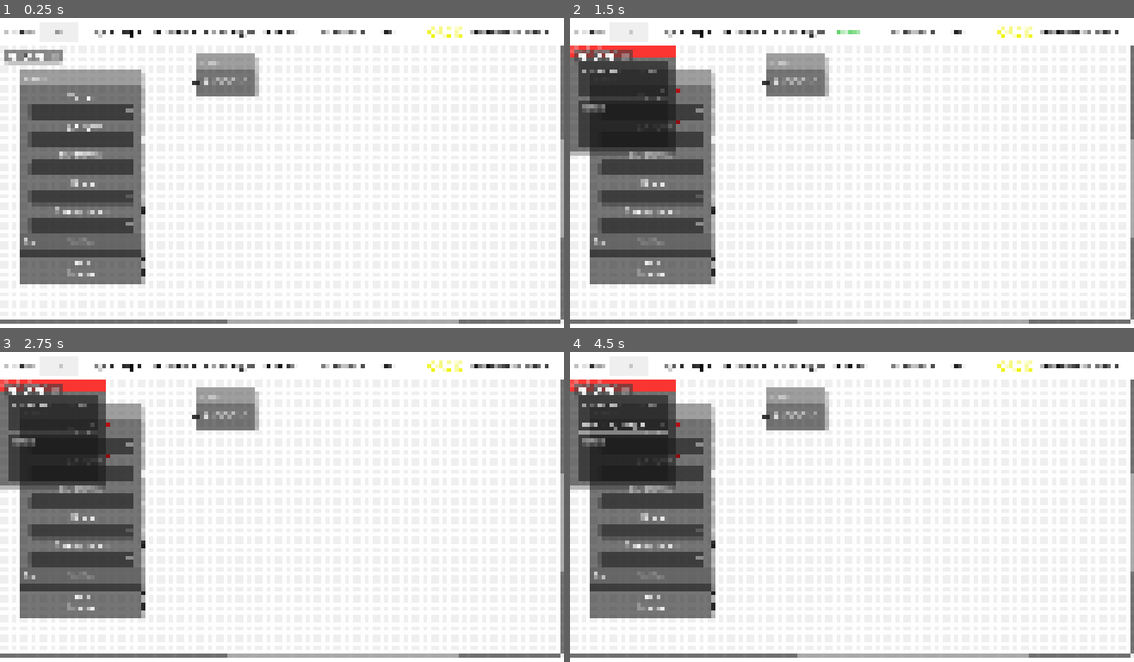
Above: before the commit, frames 1-4 (two rows, left to right).
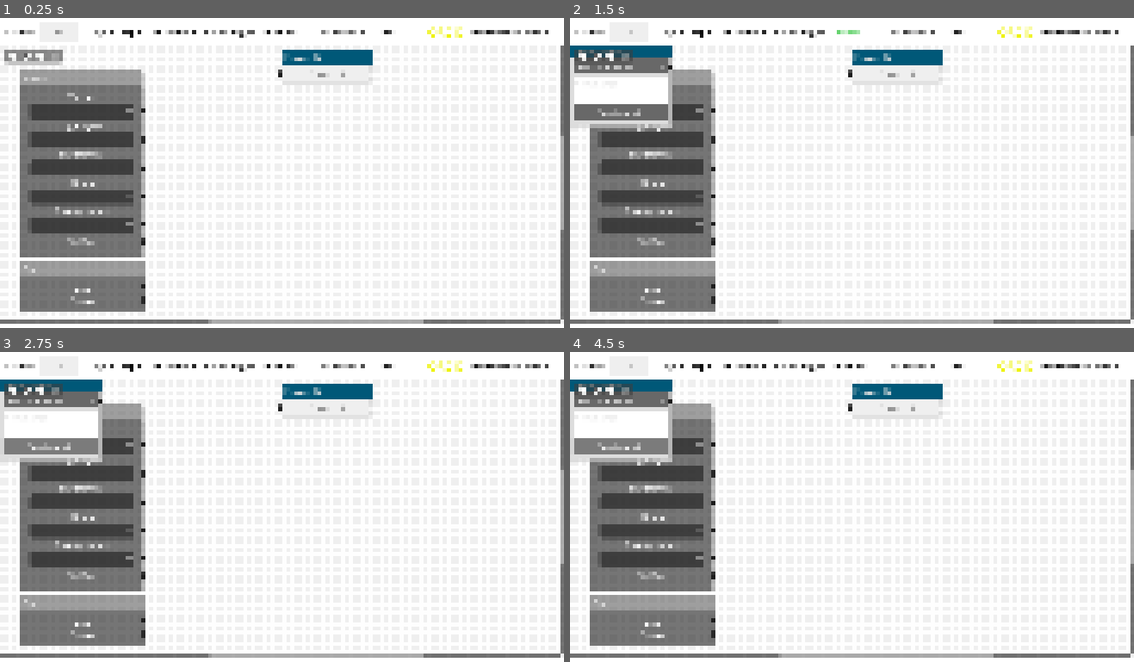
Above: after the commit, the same moments.

Repository: sciple/metadata-app
Game: Godot game, scene res://main.tscn
Two runs of this game, one before a commit and one after it. Both use one fixed random seed, a clock stepped at 60 frames per second and the inputs below.
Inputs (mouse positions are in pixels of both pictures, inside the frame that each line leads up to; where the layout moved, square brackets give the same spot in the first picture):
- Up to frame 1 (0.25 s): no input
- Up to frame 2 (1.5 s): click (626, 30) at 0.52 s; type "12" at 0.6 s; click "Health +" at 1.25 s
- Up to frame 3 (2.75 s): click (78, 445) at 2 s
- Up to frame 4 (4.5 s): click (648, 472) at 2.75 s; click (620, 401) [620, 423] at 3.5 s; click (620, 448) at 4.25 s, where only the run after the commit has a clickable "Send e-mail"

The runs differ from the first frame. In frame 1, 6.9% of the frame differs, in the area x 3-100%, y 10-99%; in frame 2, 13%; in frame 3, 13%, in the area x 0-100%, y 8-99%; in frame 4, 13%.

Commit message:
new node (health plus)

Diff:
--- a/global.gd
+++ b/global.gd
@@ -16,7 +16,8 @@
 var cage_node = load("res://cage_plus/cage_plus.tscn")
 var experiment_node = load("res://experiment/experiment.tscn")
 var parent_node = load("res://cage/parent_cage.tscn")
-var health_node = load("res://health/health.tscn")
+#var health_node = load("res://health/health.tscn")
+var health_node = load("res://health_plus/health_plus.tscn")
 var comment_node = load("res://comment/comment.tscn")
 var treatment_node = load("res://treatment/treatment.tscn")
 var operator_node = load("res://operator/operator.tscn")
--- /dev/null
+++ b/health_plus/health_plus.tscn
@@ -0,0 +1,55 @@
+[gd_scene load_steps=2 format=3 uid="uid://ql7xn8mjuf5i"]
+
+[ext_resource type="PackedScene" uid="uid://bnr0tg0ideh1y" path="res://node_element/node_element.tscn" id="1_xbn3q"]
+
+[node name="health_plus" instance=ExtResource("1_xbn3q")]
+offset_right = 205.0
+offset_bottom = 165.0
+title = "Health issue"
+slot/0/left_enabled = false
+slot/0/left_type = 0
+slot/0/left_color = Color(1, 1, 1, 1)
+slot/0/left_icon = null
+slot/0/right_enabled = true
+slot/0/right_type = 0
+slot/0/right_color = Color(0.133333, 0.133333, 0.133333, 1)
+slot/0/right_icon = null
+slot/0/draw_stylebox = true
+slot/1/left_enabled = false
+slot/1/left_type = 0
+slot/1/left_color = Color(1, 1, 1, 1)
+slot/1/left_icon = null
+slot/1/right_enabled = false
+slot/1/right_type = 0
+slot/1/right_color = Color(1, 1, 1, 1)
+slot/1/right_icon = null
+slot/1/draw_stylebox = true
+slot/2/left_enabled = false
+slot/2/left_type = 0
+slot/2/left_color = Color(1, 1, 1, 1)
+slot/2/left_icon = null
+slot/2/right_enabled = false
+slot/2/right_type = 0
+slot/2/right_color = Color(1, 1, 1, 1)
+slot/2/right_icon = null
+slot/2/draw_stylebox = true
+
+[node name="OptionButton" type="OptionButton" parent="." index="1"]
+layout_mode = 2
+item_count = 2
+selected = 0
+popup/item_0/text = "See comments"
+popup/item_0/id = 1
+popup/item_0/separator = true
+popup/item_1/text = "Low body weight"
+popup/item_1/id = 0
+
+[node name="TextEdit" type="TextEdit" parent="." index="2"]
+custom_minimum_size = Vector2(0, 60)
+layout_mode = 2
+theme_override_colors/background_color = Color(1, 1, 1, 1)
+placeholder_text = "Comments"
+
+[node name="mail_button" type="Button" parent="." index="3"]
+layout_mode = 2
+text = "Send e-mail"
--- a/main.gd
+++ b/main.gd
@@ -39,7 +39,7 @@
 	Global.create_node("parent",Global.parent_node, Global.parent_index)
 
 func _on_health_button_pressed():
-	Global.create_node("health",Global.health_node, Global.health_index)
+	Global.create_node("health_plus",Global.health_node, Global.health_index)
 
 func _on_comment_button_pressed():
 	Global.create_node("comment",Global.comment_node, Global.comment_index)
--- a/main.tscn
+++ b/main.tscn
@@ -1,11 +1,9 @@
-[gd_scene load_steps=14 format=3 uid="uid://dycx4ynqcglq2"]
+[gd_scene load_steps=12 format=3 uid="uid://dycx4ynqcglq2"]
 
 [ext_resource type="Script" path="res://main.gd" id="1_i5265"]
-[ext_resource type="PackedScene" uid="uid://c2v5j2wbydh16" path="res://static/vendor.tscn" id="2_5mbv3"]
 [ext_resource type="PackedScene" uid="uid://dhysbk4yk0uax" path="res://UI/button.tscn" id="2_iovf6"]
-[ext_resource type="PackedScene" uid="uid://dcbre0rfs1yvn" path="res://static/light.tscn" id="3_hmlcq"]
 [ext_resource type="PackedScene" uid="uid://dd51kugvn0abf" path="res://static/mnms.tscn" id="3_wcure"]
-[ext_resource type="PackedScene" uid="uid://devnp8f7e8g6m" path="res://project.tscn" id="4_4jkc5"]
+[ext_resource type="PackedScene" uid="uid://dryeoirtyhc1j" path="res://project/project.tscn" id="6_b43n7"]
 [ext_resource type="PackedScene" uid="uid://birl6tul81nw4" path="res://static/sex.tscn" id="6_hrwq6"]
 
 [sub_resource type="StyleBoxFlat" id="StyleBoxFlat_31b27"]
@@ -133,6 +131,15 @@
 show_grid_buttons = false
 show_arrange_button = false
 
+[node name="project" parent="GraphEdit" instance=ExtResource("6_b43n7")]
+layout_mode = 0
+offset_left = 573.0
+offset_top = 15.0
+offset_right = 759.0
+offset_bottom = 70.0
+mouse_filter = 1
+position_offset = Vector2(573, 15)
+
 [node name="mnms" parent="GraphEdit" instance=ExtResource("3_wcure")]
 layout_mode = 0
 offset_left = 42.0
@@ -144,43 +151,12 @@
 
 [node name="sex" parent="GraphEdit" instance=ExtResource("6_hrwq6")]
 layout_mode = 0
-offset_left = 42.0
-offset_top = 387.0
-offset_right = 292.0
-offset_bottom = 490.0
+offset_left = 43.0
+offset_top = 443.0
+offset_right = 293.0
+offset_bottom = 546.0
 mouse_filter = 1
-position_offset = Vector2(42, 387)
-
-[node name="vendor" parent="GraphEdit" instance=ExtResource("2_5mbv3")]
-visible = false
-layout_mode = 0
-offset_left = 40.0
-offset_top = 100.0
-offset_right = 290.0
-offset_bottom = 186.0
-mouse_filter = 1
-position_offset = Vector2(40, 100)
-slot/0/right_color = Color(1, 1, 1, 1)
-
-[node name="light" parent="GraphEdit" instance=ExtResource("3_hmlcq")]
-visible = false
-layout_mode = 0
-offset_left = 40.0
-offset_top = 200.0
-offset_right = 290.0
-offset_bottom = 286.0
-mouse_filter = 1
-position_offset = Vector2(40, 200)
-slot/0/right_color = Color(1, 1, 1, 1)
-
-[node name="project" parent="GraphEdit" instance=ExtResource("4_4jkc5")]
-layout_mode = 1
-offset_left = 400.0
-offset_top = 21.0
-offset_right = 524.0
-offset_bottom = 106.0
-mouse_filter = 1
-position_offset = Vector2(400, 21)
+position_offset = Vector2(43, 443)
 
 [node name="orcid_container" type="HBoxContainer" parent="."]
 layout_mode = 1
@@ -197,8 +173,7 @@
 layout_mode = 2
 theme_override_colors/font_color = Color(0.929412, 0.94902, 0.00784314, 1)
 theme_override_font_sizes/font_size = 24
-text = "ORCiD
-"
+text = "ORCiD"
 
 [node name="Orc-ID" type="LineEdit" parent="orcid_container"]
 custom_minimum_size = Vector2(180, 40)
--- a/node_element/node_element.gd
+++ b/node_element/node_element.gd
@@ -11,6 +11,7 @@
 	print(self.title, " created at: ", created_at)
 
 	# every inherited node must belong to a group
+	# if no group is available a the moment, just type a random name
 	node_type = self.get_groups()[0]
 	print(self.node_type, " node type: ", node_type)
 	print()
--- a/node_element/node_element.tscn
+++ b/node_element/node_element.tscn
@@ -11,7 +11,7 @@
 expand_margin_top = 3.0
 expand_margin_bottom = 1.0
 
-[node name="node_element" type="GraphNode"]
+[node name="node_element" type="GraphNode" groups=["generic_group"]]
 offset_right = 7.424
 offset_bottom = 55.0
 theme_override_styles/panel = ExtResource("1_5v8fe")
--- a/node_element/node_element_title_bar.tres
+++ b/node_element/node_element_title_bar.tres
@@ -2,7 +2,7 @@
 
 [resource]
 content_margin_left = 6.0
-bg_color = Color(0.439323, 0.567078, 0.139584, 1)
+bg_color = Color(0, 0.345098, 0.470588, 1)
 corner_radius_top_left = 3
 corner_radius_top_right = 3
 expand_margin_top = 3.0
--- a/operator/operator.tscn
+++ b/operator/operator.tscn
@@ -3,7 +3,7 @@
 [ext_resource type="PackedScene" uid="uid://bnr0tg0ideh1y" path="res://node_element/node_element.tscn" id="1_4wxmx"]
 [ext_resource type="PackedScene" uid="uid://ca56vxmr4iw6d" path="res://node_element/one_line_field.tscn" id="2_prsj8"]
 
-[node name="operator" groups=["operator"] instance=ExtResource("1_4wxmx")]
+[node name="operator" instance=ExtResource("1_4wxmx")]
 offset_right = 129.0
 title = "Operator"
 slot/0/left_enabled = true
@@ -18,4 +18,4 @@
 
 [node name="one_line_field" parent="." index="1" instance=ExtResource("2_prsj8")]
 layout_mode = 2
-placeholder_text = "markdow"
+placeholder_text = "Name"
--- a/project.tscn
+++ /dev/null
@@ -1,22 +0,0 @@
-[gd_scene format=3 uid="uid://devnp8f7e8g6m"]
-
-[node name="project" type="GraphNode"]
-offset_right = 159.0
-offset_bottom = 85.0
-title = "Project"
-slot/0/left_enabled = true
-slot/0/left_type = 0
-slot/0/left_color = Color(0.133333, 0.133333, 0.133333, 1)
-slot/0/left_icon = null
-slot/0/right_enabled = false
-slot/0/right_type = 0
-slot/0/right_color = Color(1, 1, 1, 1)
-slot/0/right_icon = null
-slot/0/draw_stylebox = true
-
-[node name="RichTextLabel" type="RichTextLabel" parent="."]
-custom_minimum_size = Vector2(0, 30)
-layout_mode = 2
-bbcode_enabled = true
-text = "[color=white]PROJECT ID[/color]"
-scroll_active = false
--- /dev/null
+++ b/project/project.tscn
@@ -0,0 +1,21 @@
+[gd_scene load_steps=3 format=3 uid="uid://dryeoirtyhc1j"]
+
+[ext_resource type="PackedScene" uid="uid://bnr0tg0ideh1y" path="res://node_element/node_element.tscn" id="1_3tcxd"]
+[ext_resource type="PackedScene" uid="uid://ca56vxmr4iw6d" path="res://node_element/one_line_field.tscn" id="2_4xpcx"]
+
+[node name="project" instance=ExtResource("1_3tcxd")]
+offset_right = 186.0
+title = "Project ID"
+slot/0/left_enabled = true
+slot/0/left_type = 0
+slot/0/left_color = Color(0.133333, 0.133333, 0.133333, 1)
+slot/0/left_icon = null
+slot/0/right_enabled = true
+slot/0/right_type = 0
+slot/0/right_color = Color(1, 1, 1, 1)
+slot/0/right_icon = null
+slot/0/draw_stylebox = true
+
+[node name="one_line_field" parent="." index="1" instance=ExtResource("2_4xpcx")]
+layout_mode = 2
+placeholder_text = "Project ID"
--- a/static/light.tscn
+++ /dev/null
@@ -1,13 +0,0 @@
-[gd_scene load_steps=2 format=3 uid="uid://dcbre0rfs1yvn"]
-
-[ext_resource type="PackedScene" uid="uid://si64a5jq4m7l" path="res://static/static.tscn" id="1_8om0l"]
-
-[node name="light" instance=ExtResource("1_8om0l")]
-title = "Light cycle"
-
-[node name="OptionButton" parent="." index="1"]
-item_count = 2
-popup/item_0/text = "12:12 | Regular"
-popup/item_0/id = 0
-popup/item_1/text = "12:12 | Inverted"
-popup/item_1/id = 1
--- a/static/mnms.tscn
+++ b/static/mnms.tscn
@@ -11,7 +11,7 @@
 slot/0/left_icon = null
 slot/0/right_enabled = false
 slot/0/right_type = 0
-slot/0/right_color = Color(1, 1, 1, 1)
+slot/0/right_color = Color(0.133333, 0.133333, 0.133333, 1)
 slot/0/right_icon = null
 slot/0/draw_stylebox = true
 slot/1/left_enabled = false
@@ -20,7 +20,7 @@
 slot/1/left_icon = null
 slot/1/right_enabled = true
 slot/1/right_type = 0
-slot/1/right_color = Color(1, 1, 1, 1)
+slot/1/right_color = Color(0.133333, 0.133333, 0.133333, 1)
 slot/1/right_icon = null
 slot/1/draw_stylebox = true
 slot/2/left_enabled = false
@@ -38,7 +38,7 @@
 slot/3/left_icon = null
 slot/3/right_enabled = true
 slot/3/right_type = 0
-slot/3/right_color = Color(1, 1, 1, 1)
+slot/3/right_color = Color(0.133333, 0.133333, 0.133333, 1)
 slot/3/right_icon = null
 slot/3/draw_stylebox = true
 slot/4/left_enabled = false
@@ -56,7 +56,7 @@
 slot/5/left_icon = null
 slot/5/right_enabled = true
 slot/5/right_type = 0
-slot/5/right_color = Color(1, 1, 1, 1)
+slot/5/right_color = Color(0.133333, 0.133333, 0.133333, 1)
 slot/5/right_icon = null
 slot/5/draw_stylebox = true
 slot/6/left_enabled = false
@@ -74,14 +74,14 @@
 slot/7/left_icon = null
 slot/7/right_enabled = true
 slot/7/right_type = 0
-slot/7/right_color = Color(1, 1, 1, 1)
+slot/7/right_color = Color(0.133333, 0.133333, 0.133333, 1)
 slot/7/right_icon = null
 slot/7/draw_stylebox = true
 slot/8/left_enabled = false
 slot/8/left_type = 0
 slot/8/left_color = Color(1, 1, 1, 1)
 slot/8/left_icon = null
-slot/8/right_enabled = true
+slot/8/right_enabled = false
 slot/8/right_type = 0
 slot/8/right_color = Color(0.133333, 0.133333, 0.133333, 1)
 slot/8/right_icon = null
@@ -90,18 +90,18 @@
 slot/9/left_type = 0
 slot/9/left_color = Color(1, 1, 1, 1)
 slot/9/left_icon = null
-slot/9/right_enabled = false
+slot/9/right_enabled = true
 slot/9/right_type = 0
-slot/9/right_color = Color(1, 1, 1, 1)
+slot/9/right_color = Color(0.133333, 0.133333, 0.133333, 1)
 slot/9/right_icon = null
 slot/9/draw_stylebox = true
 slot/10/left_enabled = false
 slot/10/left_type = 0
 slot/10/left_color = Color(1, 1, 1, 1)
 slot/10/left_icon = null
-slot/10/right_enabled = false
+slot/10/right_enabled = true
 slot/10/right_type = 0
-slot/10/right_color = Color(1, 1, 1, 1)
+slot/10/right_color = Color(0.133333, 0.133333, 0.133333, 1)
 slot/10/right_icon = null
 slot/10/draw_stylebox = true
 
--- a/treatment/treatment.tscn
+++ b/treatment/treatment.tscn
@@ -10,6 +10,7 @@
 offset_right = 226.0
 offset_bottom = 139.0
 resizable = true
+title = "Treatment/Group/Factor"
 slot/0/left_enabled = false
 slot/0/left_type = 0
 slot/0/left_color = Color(1, 1, 1, 1)
